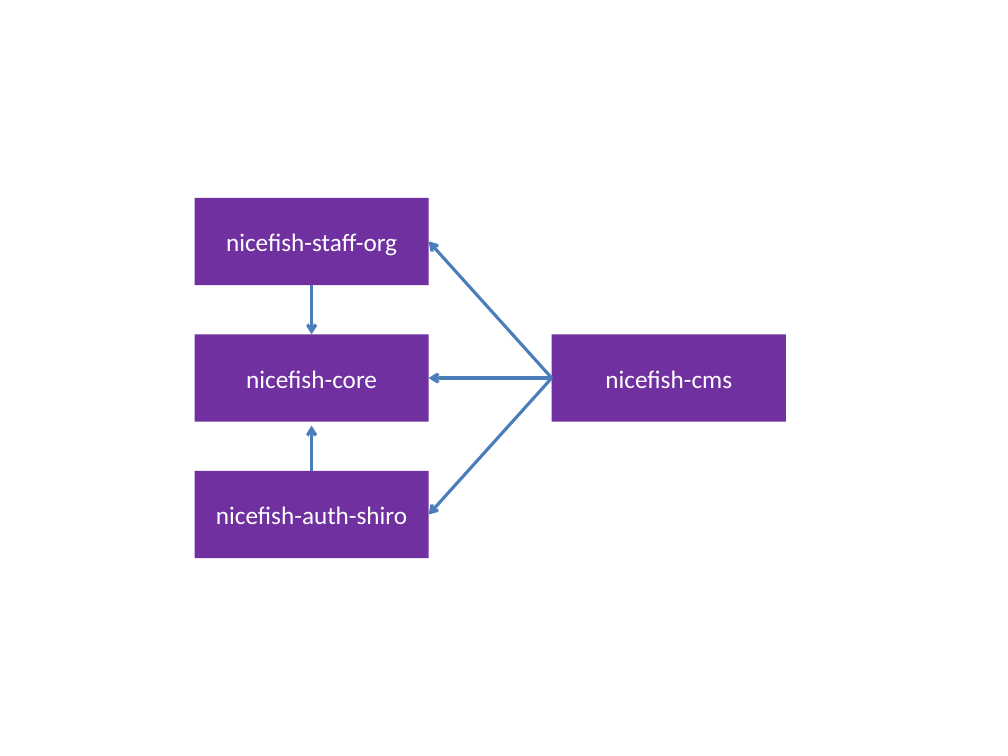
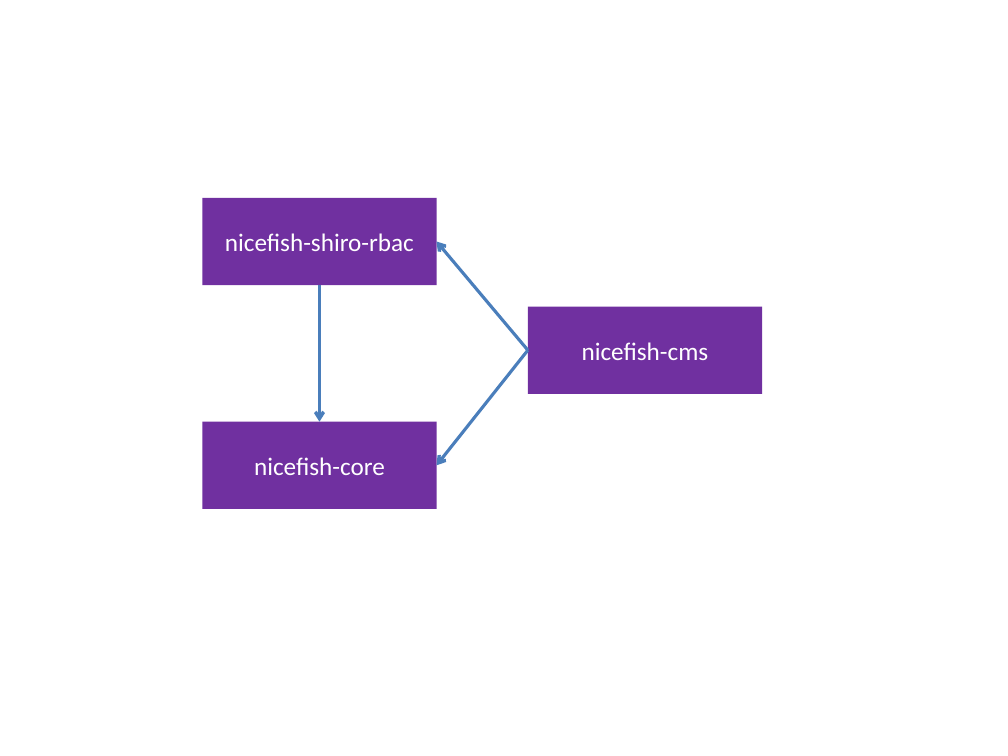
Before and after one commit to damoqiongqiu/nicefish-spring-boot, a slide deck: slide 2 of docs/画图用的PPT.pptx. Drawn at 1008x756 pixels with LibreOffice and Linux fonts; fonts in the diff are those of the drawing. Boxes give left, top, right and bottom in pixels: in the first picture for what was removed or moved away, otherwise in the second. Text is boxed around its words. In the diff, an @@ line names an element or a change of style, - is before the commit and + after.

```diff
--- a/docs/画图用的PPT.pptx
+++ b/docs/画图用的PPT.pptx
@@ rectangle "nicefish-shiro-rbac": place and size @@
-rectangle "nicefish-shiro-rbac" at (195, 198, 428, 285)
+rectangle "nicefish-shiro-rbac" at (203, 198, 436, 285)
@@ text in rectangle at (225, 233, 414, 251): text changed @@
-nicefish-staff-org
+nicefish-shiro-rbac
@@ arrow moved from (551, 378) - (428, 242) to (528, 350) - (436, 242) @@
@@ arrow moved from (311, 285) - (311, 335) to (320, 285) - (320, 421) @@
@@ rectangle "nicefish-cms": place and size @@
-rectangle "nicefish-cms" at (551, 335, 785, 422)
+rectangle "nicefish-cms" at (528, 306, 762, 394)
@@ arrow moved from (551, 378) - (428, 378) to (528, 350) - (436, 466) @@
@@ arrow removed from (551, 378) to (428, 514) @@
@@ rectangle "nicefish-core": place and size @@
-rectangle "nicefish-core" at (195, 335, 428, 422)
+rectangle "nicefish-core" at (203, 421, 436, 509)
@@ arrow removed from (311, 471) to (311, 425) @@
@@ rectangle removed at (195, 471, 428, 558) @@
-nicefish-auth-shiro
```
Also in this commit, not shown: 4 other files.
